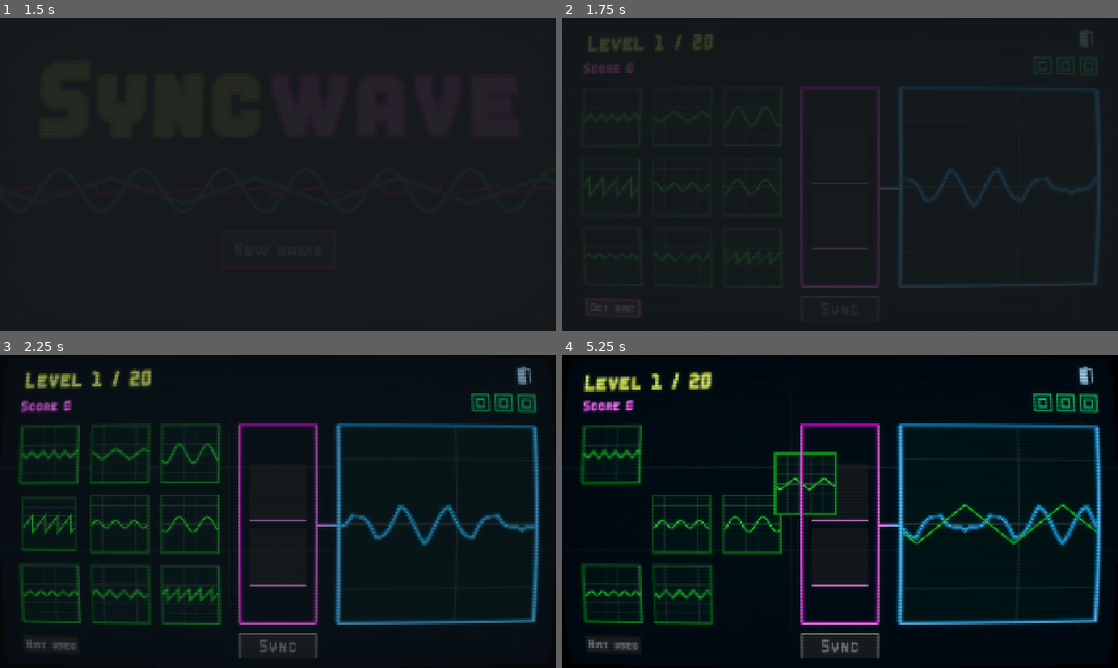
Above: before the commit, frames 1-4 (two rows, left to right).
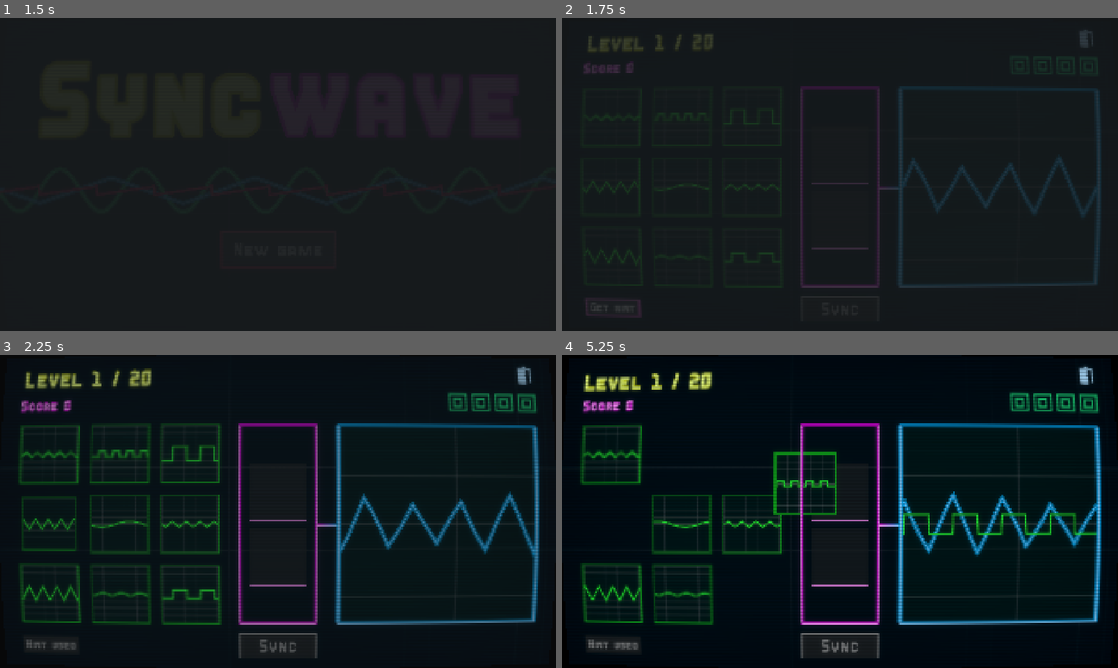
Above: after the commit, the same moments.

Repository: alexbljack/gameoff-2025
Game: Godot game, scene res://src/title_screen.tscn
The game is run twice, just before and just after one commit, with the same random seed, the same clock (stepped at 60 frames per second) and the same inputs.
Inputs (mouse positions are in pixels of both pictures, inside the frame that each line leads up to):
- Up to frame 1 (1.5 s): click "New game" at 0.5 s; click "New game" at 1.25 s
- Up to frame 2 (1.75 s): no input
- Up to frame 3 (2.25 s): click "Get hint" at 2 s
- Up to frame 4 (5.25 s): move the mouse to (612, 452) at 2.77 s; click (612, 452) at 2.92 s; move the mouse to (840, 492) at 3.52 s; click (840, 492) at 3.67 s; move the mouse to (678, 452) at 4.27 s; click (678, 452) at 4.42 s; move the mouse to (840, 492) at 5.02 s; click (840, 492) at 5.17 s

Frame 1 is identical in both runs. In frame 2, 0.9% of the frame differs, in the area x 3-97%, y 12-79%; in frame 3, 3.8%; in frame 4, 4.5%, in the area x 3-97%, y 11-79%.

Commit message:
Add balance changes

Diff:
--- a/const.gd
+++ b/const.gd
@@ -1,9 +1,9 @@
 class_name Const
 
 const MAX_SOURCES = 9
-const MAX_ATTEMPTS = 3
+const MAX_ATTEMPTS = 4
 const SCORE_PER_ATTEMPT := 100
-const SCORE_FOR_HINT := 200
+const SCORE_FOR_HINT := 300
 const NO_HINT_MULT_INCREMENT := 0.2
 const DIFFICULTY_INCREASE_LEVEL := 5
 const START_PHASE_SHIFT_FROM_LEVEL := 10
--- a/level.gd
+++ b/level.gd
@@ -1,6 +1,7 @@
 extends Node2D
 
 @export var max_oscillators: int = 2
+@export var source_signals_count: int = 2
 @export var on_hint_removed: int = 3
 
 var attempts: int:
@@ -47,21 +48,24 @@
 
 	_load_data()
 
+	var level_data = Game.LEVELS_DATA[Game.player_data.current_level]
+	source_signals_count = level_data[0]
+	max_oscillators = level_data[1]
+	convertor.init(max_oscillators)
+
 	if not Game.player_data.current_sources:
-		max_oscillators = 2 if Game.player_data.current_level < Const.DIFFICULTY_INCREASE_LEVEL else 3
-		convertor.init(max_oscillators)
 		_generate_signals()
 	else:
 		for i in range(Const.MAX_SOURCES):
 			var graph: SourceSignal = source_signals.get_child(i)
 			if i < Game.player_data.current_sources.size():
-				var osc = Game.player_data.current_sources[i]
+				var osc: Array[Oscillator]
+				osc.assign(Game.player_data.current_sources[i])
 				_init_source_graph(graph, osc)
 			else:
 				graph.queue_free()
 		result_signals = Game.player_data.current_result_signals
 		result_graph.init(result_signals)
-		convertor.init(result_signals.size())
 		convertor.unmatched_combos = Game.player_data.unmatched_signals
 	_dump_signals()
 
@@ -73,18 +77,19 @@
 
 func _generate_signals():
 	var signals = []
-	var phase_shift = Game.player_data.current_level > Const.START_PHASE_SHIFT_FROM_LEVEL
 	for j in range(Const.MAX_SOURCES):
-		var osc: Oscillator
-		while true:
-			osc = Oscillator.rand_osc(phase_shift)
-			if not signals.any(func (s): return Oscillator.equal(osc, s)):
-				signals.append(osc)
-				break
+		var oscs: Array[Oscillator] = []
+		while oscs.size() < source_signals_count:
+			var _osc := Oscillator.rand_osc()
+			if not signals.any(func (s): return Oscillator.equal(_osc, s)):
+				signals.append(_osc)
+				oscs.append(_osc)
 		var graph: SourceSignal = source_signals.get_child(j)
-		_init_source_graph(graph, osc)
-
-	result_signals = Utils.get_random_items(sources.map(func (s): return s.oscillator), max_oscillators)
+		_init_source_graph(graph, oscs)
+
+	var result_sources = Utils.get_random_items(sources, max_oscillators)
+	for source in result_sources:
+		result_signals.append_array(source.oscillators)
 	result_graph.init(result_signals)
 
 
@@ -93,8 +98,8 @@
 	score_label.text = "Score %s" % Game.player_data.current_score
 
 
-func _init_source_graph(graph: SourceSignal, osc: Oscillator):
-	graph.init(osc)
+func _init_source_graph(graph: SourceSignal, oscs: Array[Oscillator]):
+	graph.init(oscs)
 	graph.clicked.connect(_on_source_clicked)
 	graph.hovered.connect(_on_source_hovered)
 	graph.left.connect(_on_source_left)
@@ -102,7 +107,7 @@
 
 
 func _dump_signals():
-	Game.player_data.current_sources = sources.map(func (s): return s.oscillator)
+	Game.player_data.current_sources = sources.map(func (s): return s.oscillators)
 	Game.player_data.current_result_signals = result_signals
 
 
@@ -194,21 +199,21 @@
 
 
 func _update_match_button() -> void:
-	if convertor.has_free_slot or convertor.is_already_unmatched():
+	if convertor.has_free_slot or convertor.is_already_unmatched(result_signals.size()):
 		confirm_button.deactivate()
 	else:
 		confirm_button.activate()
 
 
 func _update_history_graph():
-	if convertor.is_already_unmatched():
+	if convertor.is_already_unmatched(result_signals.size()):
 		_show_error_graph()
 	else:
 		result_graph.hide_error_graph()
 
 
 func _on_source_hovered(source: SourceSignal):
-	result_graph.show_demo_graph(source.oscillator)
+	result_graph.show_demo_graph(source.oscillators)
 
 
 func _on_source_left(_source: SourceSignal):
@@ -220,7 +225,8 @@
 	hint_used = true
 	var candidates = []
 	for source in sources:
-		if source.oscillator in result_signals or not source:
+		var is_valid = source.oscillators.all(func (o): return o in result_signals)
+		if is_valid or not source:
 			continue
 		candidates.append(source)
 
--- a/oscillator.gd
+++ b/oscillator.gd
@@ -34,13 +34,12 @@
 	return fposmod(phase, TAU) / TAU
 
 
-static func rand_osc(phase_shift: bool = false) -> Oscillator:
+static func rand_osc() -> Oscillator:
 	var osc = Oscillator.new()
 	osc.amplitide = snapped(randf_range(0.2, 1.0), 0.2)
 	osc.freq = snapped(randf_range(1, 5), 1.0)
 	osc.wave_type = randi_range(0, 3) as Oscillator.WaveType
-	if phase_shift:
-		osc.phase_offset = snapped(randf_range(0, 1), 0.25)
+	osc.phase_offset = snapped(randf_range(0, 1), 0.25)
 	return osc
 
 
--- a/result_signal.gd
+++ b/result_signal.gd
@@ -35,8 +35,8 @@
 	graphs.append(success_graph)
 
 
-func show_demo_graph(_oscillator: Oscillator) -> void:
-	demo_graph.oscillators.assign([_oscillator])
+func show_demo_graph(_oscillator: Array[Oscillator]) -> void:
+	demo_graph.oscillators.assign(_oscillator)
 
 
 func hide_demo_graph() -> void:
--- a/result_signal.tscn
+++ b/result_signal.tscn
@@ -12,6 +12,7 @@
 offset_bottom = 0.2399292
 color = Color(0, 0.08235294, 0.09019608, 1)
 script = ExtResource("1_gjgu6")
+max_amplitude = 4.0
 
 [node name="Shaker" type="Node" parent="." node_paths=PackedStringArray("target")]
 script = ExtResource("3_34o2n")
--- a/source_signal.gd
+++ b/source_signal.gd
@@ -8,18 +8,18 @@
 @onready var shaker: Shaker = $Shaker
 @onready var border: Line2D = $Border
 
-var oscillator: Oscillator
+var oscillators: Array[Oscillator]
 var selected: bool = false
 var assigned_to: Slot = null
 var alpha: float
 var input_enabled := true
 
 
-func init(_oscillator: Oscillator):
-	oscillator = _oscillator
+func init(_oscillators: Array[Oscillator]):
+	oscillators = _oscillators
 	var graph = GraphConfig.new()
 	graph.line = line
-	graph.oscillators.assign([_oscillator])
+	graph.oscillators.assign(_oscillators)
 	graphs.assign([graph])
 
 
--- a/source_signal.tscn
+++ b/source_signal.tscn
@@ -17,6 +17,7 @@
 mouse_filter = 1
 color = Color(0, 0.08235294, 0.09019608, 1)
 script = ExtResource("1_ndcdy")
+max_amplitude = 4.0
 graphs = Array[ExtResource("2_a45ep")]([SubResource("Resource_igfjf")])
 
 [node name="Shaker" type="Node" parent="." node_paths=PackedStringArray("target")]
--- a/src/convertor/convertor.gd
+++ b/src/convertor/convertor.gd
@@ -35,18 +35,20 @@
 
 
 func get_oscillators() -> Array:
-	return get_signals_in_slots().map(
-		func (s): return s.oscillator if s else null
-	).filter(func (o): return o != null)
+	var result := []
+	for source in get_signals_in_slots():
+		if source != null:
+			result.append_array(source.oscillators)
+	return result
 
 
 func save_unmatched():
 	unmatched_combos.append(get_oscillators())
 
 
-func is_already_unmatched() -> bool:
+func is_already_unmatched(results_count) -> bool:
 	var oscs = get_oscillators()
-	if oscs.size() < slots.size():
+	if oscs.size() < results_count:
 		return false
 
 	for combo in unmatched_combos:
--- a/src/game.gd
+++ b/src/game.gd
@@ -1,3 +1,26 @@
 extends Node
 
 var player_data = PlayerData.new()
+
+const LEVELS_DATA = {
+	1: [1, 2],  # source oscillators, result signals
+	2: [1, 2],
+	3: [1, 2],
+	4: [1, 2],
+	5: [1, 2],
+	6: [1, 3],
+	7: [1, 3],
+	8: [1, 3],
+	9: [1, 3],
+	10: [1, 3],
+	11: [2, 2],
+	12: [2, 2],
+	13: [2, 2],
+	14: [2, 2],
+	15: [2, 2],
+	16: [2, 3],
+	17: [2, 3],
+	18: [2, 3],
+	19: [2, 3],
+	20: [2, 3],
+}
